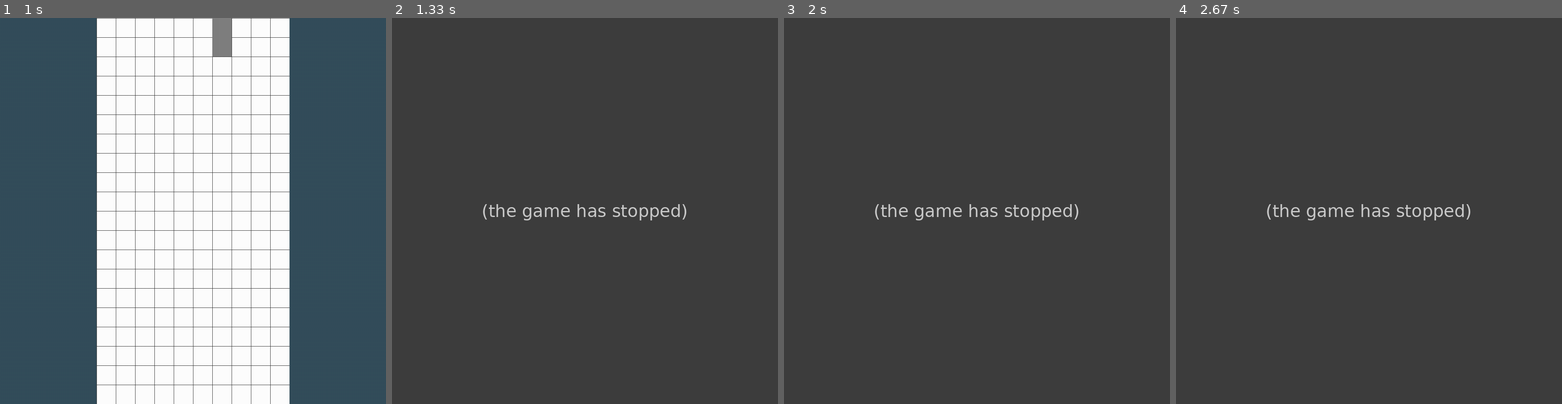
Above: before the commit, frames 1-4 (left to right).
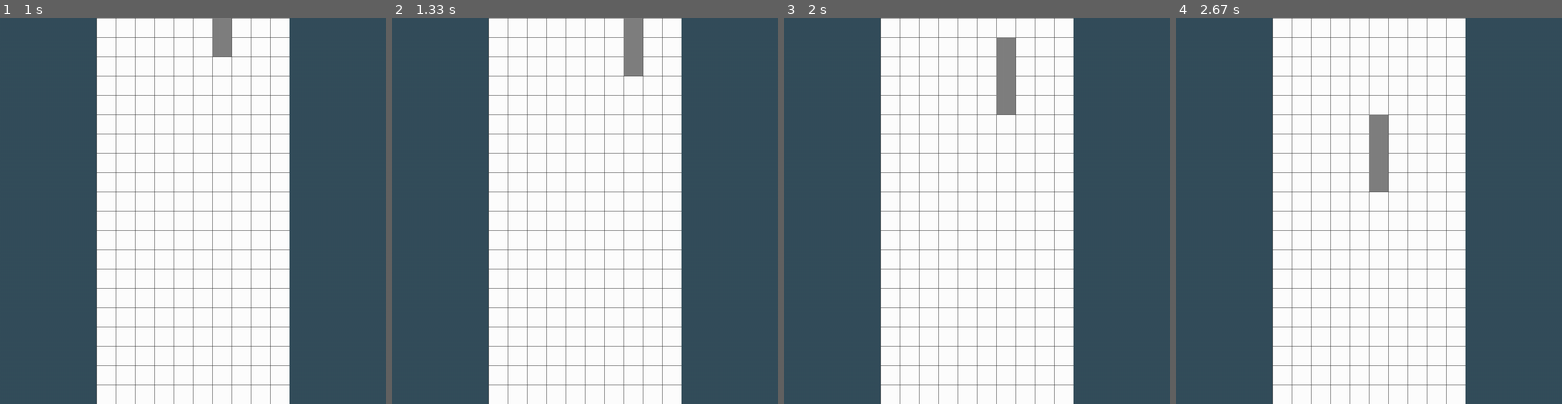
Above: after the commit, the same moments.

Repository: coolryan/TetrisGameWithPygame
Game: pygame game, started from src/main.py
The game is run twice, just before and just after one commit, with the same random seed, the same clock (stepped at 60 frames per second) and the same inputs.
Inputs:
- Up to frame 1 (1 s): hold Right 0.33-0.8 s; hold Right from 0.83 s (still down); tap Space at 0.9 s
- Up to frame 2 (1.33 s): release Right at 1.3 s
- Up to frame 3 (2 s): hold Left 1.33-1.87 s; tap Space at 1.4, 1.7, 1.97 s; hold Down from 1.9 s (still down)
- Up to frame 4 (2.67 s): release Down at 2.2 s; hold Left 2.23-2.63 s; tap Space at 2.3 s

Frame 1 is identical in both runs. In frame 2, 98% of the frame differs, in the area x 0-100%, y 0-100%; in frame 3, 98%; in frame 4, 98%.
Error before the commit: IndexError: list index out of range (TetrisGame.py line 309); the game stopped at 1 s (later frames are placeholders)

Commit message:
Add unrotate back in

Diff:
--- a/src/models/Figure.py
+++ b/src/models/Figure.py
@@ -108,9 +108,9 @@
         self.initFigure()
 
     def unrotate(self):
-        # self.rotationIndex = self.rotationIndex - 1
-        # if self.rotationIndex < 0:
-        #     self.rotationIndex = 3
+        self.rotationIndex = self.rotationIndex - 1
+        if self.rotationIndex < 0:
+            self.rotationIndex = 3
 
         self.initFigure()
 
